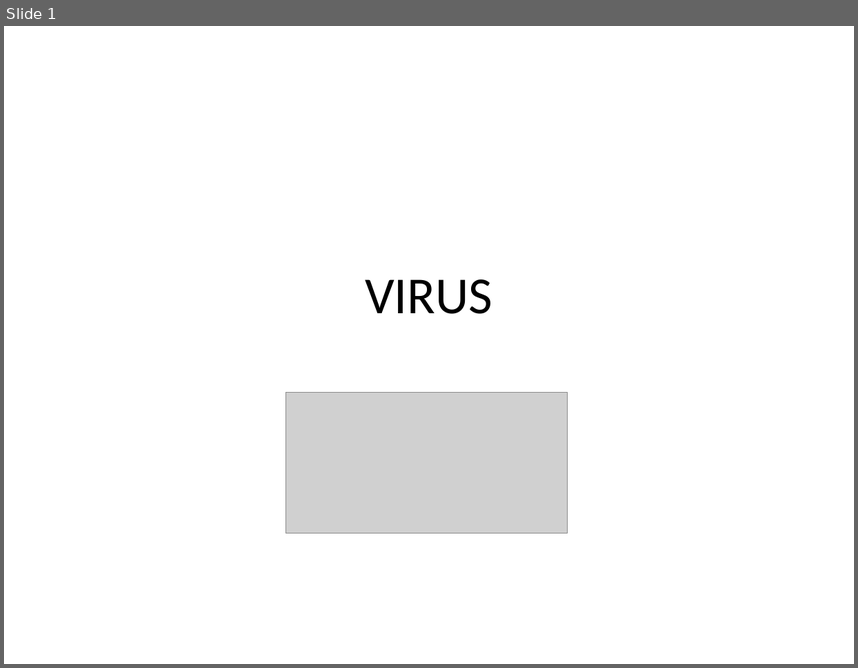
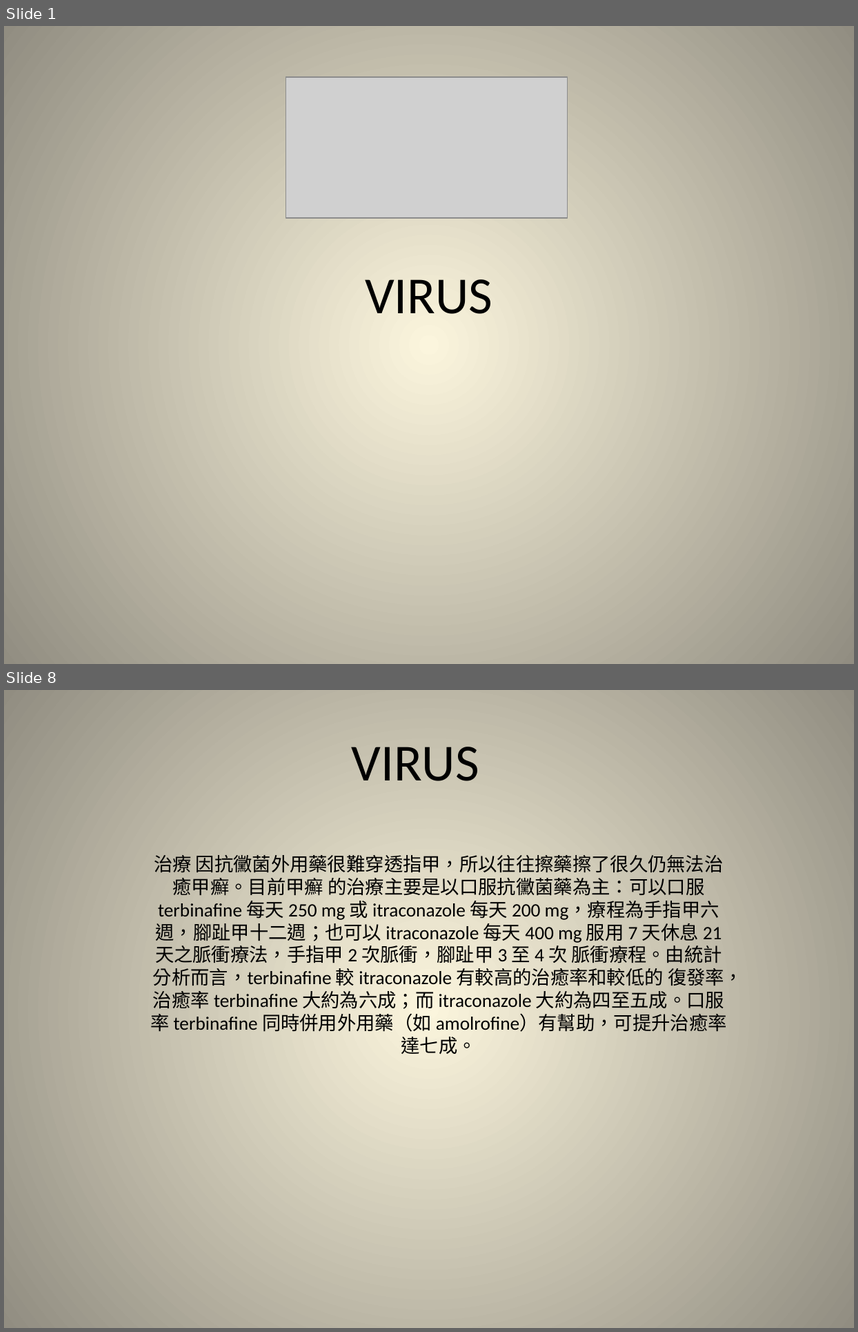
Before and after one commit to kevinlee584/ppt, a slide deck: virus.pptx. Shown one above the other, each under a label of ours: slide 1 before the commit, slides 1 and 8 after it; the slides between them are not shown. The pictures are 858x668 and 858x1332 pixels, drawn with LibreOffice and Linux fonts; fonts in the diff are those of the drawing; grey boxes stand for pictures. Boxes give left, top, right and bottom in pixels: in the first picture for what was removed or moved away, otherwise in the second. Text is boxed around its words. In the diff, an @@ line names an element or a change of style, - is before the commit and + after.

```diff
--- a/virus.pptx
+++ b/virus.pptx
@@ slide 8 added at [4,690,854,1328], background gradient #FCF7DD to #918E81 @@
@@ title added at [351,747,479,781], 44 pt, text #000000 @@
+VIRUS
@@ subtitle added at [150,855,743,1054], 16 pt, text #000000 @@
+治療 因抗黴菌外用藥很難穿透指甲，所以往往擦藥擦了很久仍無法治癒甲癬。目前甲癬 的治療主要是以口服抗黴菌藥為主：可以口服 terbinafine 每天 250 mg 或 itraconazole 每天 200 mg，療程為手指甲六週，腳趾甲十二週；也可以 itraconazole 每天 400 mg 服用 7 天休息 21 天之脈衝療法，手指甲 2 次脈衝，腳趾甲 3 至 4 次 脈衝療程。由統計分析而言，terbinafine 較 itraconazole 有較高的治癒率和較低的 復發率，治癒率 terbinafine 大約為六成；而 itraconazole 大約為四至五成。口服率 terbinafine 同時併用外用藥（如 amolrofine）有幫助，可提升治癒率達七成。
@@ slide 1 changed as well @@
@@ background #FFFFFF to gradient #FCF7DD to #918E81 @@
@@ picture: place and size @@
-picture at [286,392,567,534]
+picture at [286,77,567,218]
```
Also in this commit, not shown: 12 other slides added.
